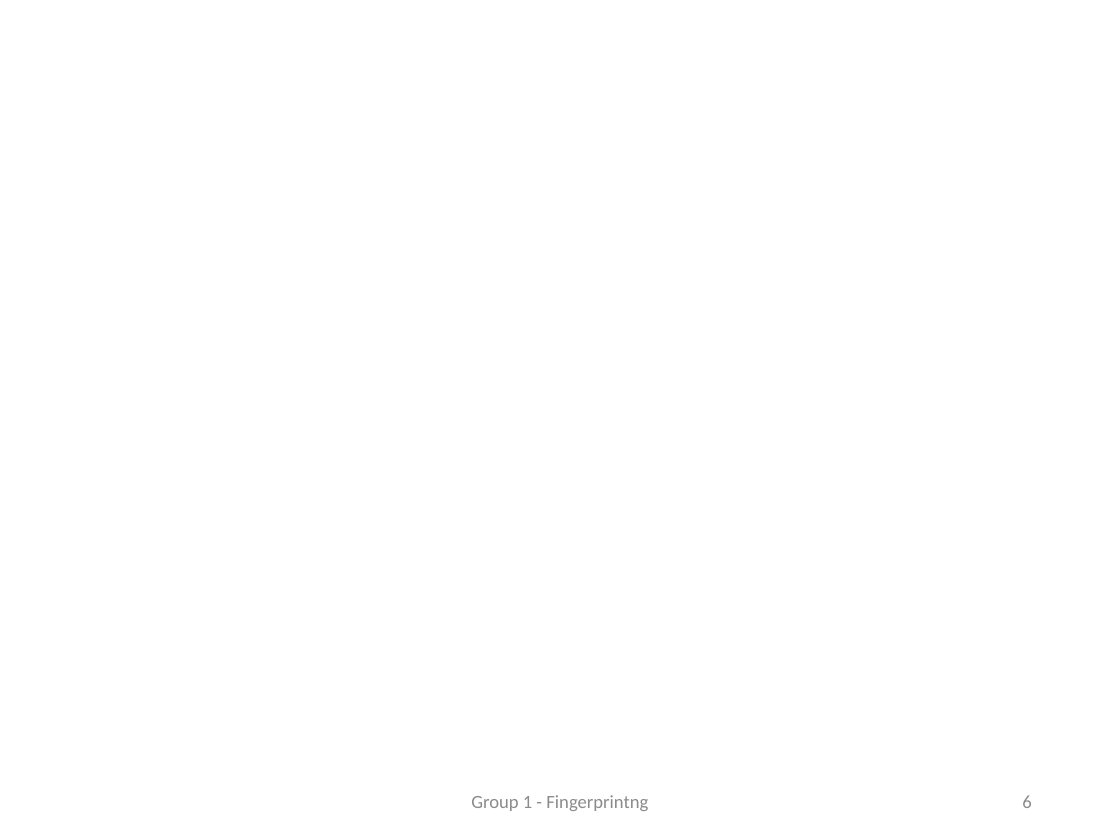
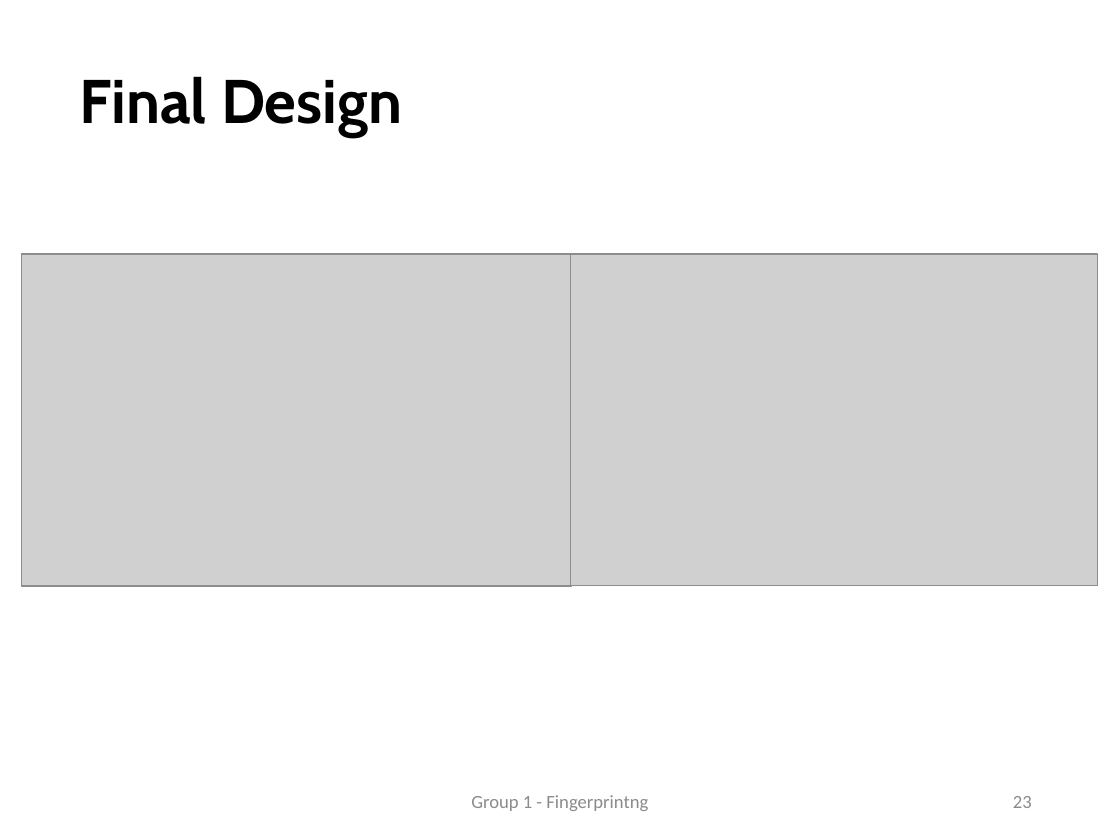
Before and after one commit to faga9267/VLSI---Fingerprinting, a slide deck: slide 23 of presentation/Presentation.pptx (slide 6 before the commit). Drawn at 1120x840 pixels with LibreOffice and Linux fonts; fonts in the diff are those of the drawing; grey boxes stand for pictures. Boxes give left, top, right and bottom in pixels: in the first picture for what was removed or moved away, otherwise in the second. Text is boxed around its words. In the diff, an @@ line names an element or a change of style, - is before the commit and + after.

```diff
--- a/presentation/Presentation.pptx
+++ b/presentation/Presentation.pptx
@@ title added at box(80, 76, 402, 137), 39.6 pt, text #000000, bold @@
+Final Design
@@ picture added at box(21, 254, 571, 586) @@
@@ picture added at box(570, 254, 1096, 586) @@
@@ page number at box(1013, 796, 1032, 808): text changed @@
-6
+23
```
Also in this commit, not shown: 2 other slides changed, 19 slides added, 9 other files.
